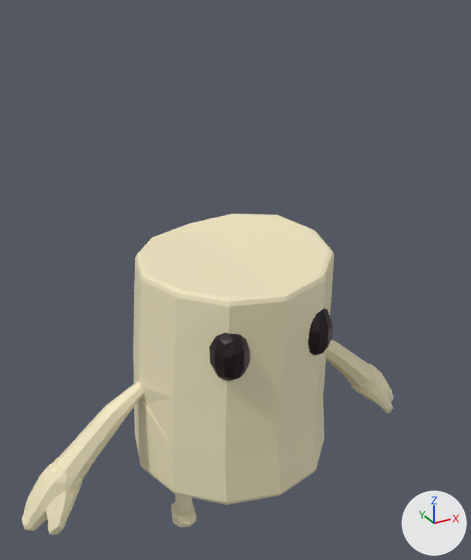
An edit to the Blender file Marshmallow.blend, drawn before and after from the same camera.
One viewpoint serves both versions: a camera (50 mm lens) standing at (-2.62, -4.86, 4.97) and looking at (0.06, 0.01, 2.54). Lighting does not change. The marker at lower right points along +X, +Y and +Z.

Objects in the first picture: 'Marshmellow'.
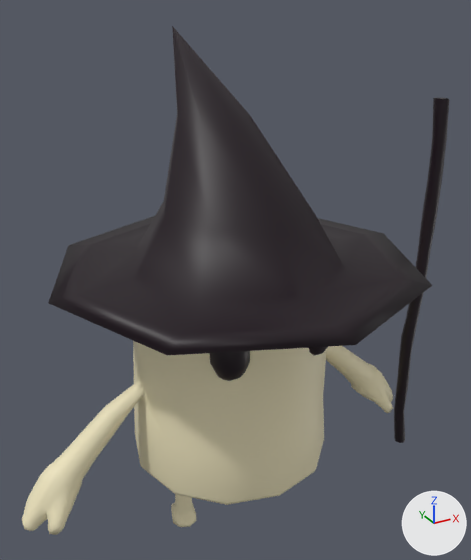
What differs and where, as boxes (x1, y1, x2, y2) in the pictures (471 x 560 px):
'WitchHat', shown (black): after (48, 26, 432, 355)
'WitchStick', shown (black): after (394, 98, 449, 443)
part 1 of me_cylinder_008, shading changed: (22, 341, 393, 535) in both

What the commit changed:
me_cylinder_008 has 904 vertices, 958 faces and spans x -2.13..2.13, y -0.97..1.0, z 0.01..2.94.
me_cylinder_008 is used by ob_marshmellow; location (0.0, 0.0, 0.0).
me_cylinder_008 part 1: all faces are now shaded smooth (958 of 958 changed).
Object 'WitchHat' (ob_witchhat) is now shown.
Object 'WitchStick' (ob_witchstick) is now shown.
